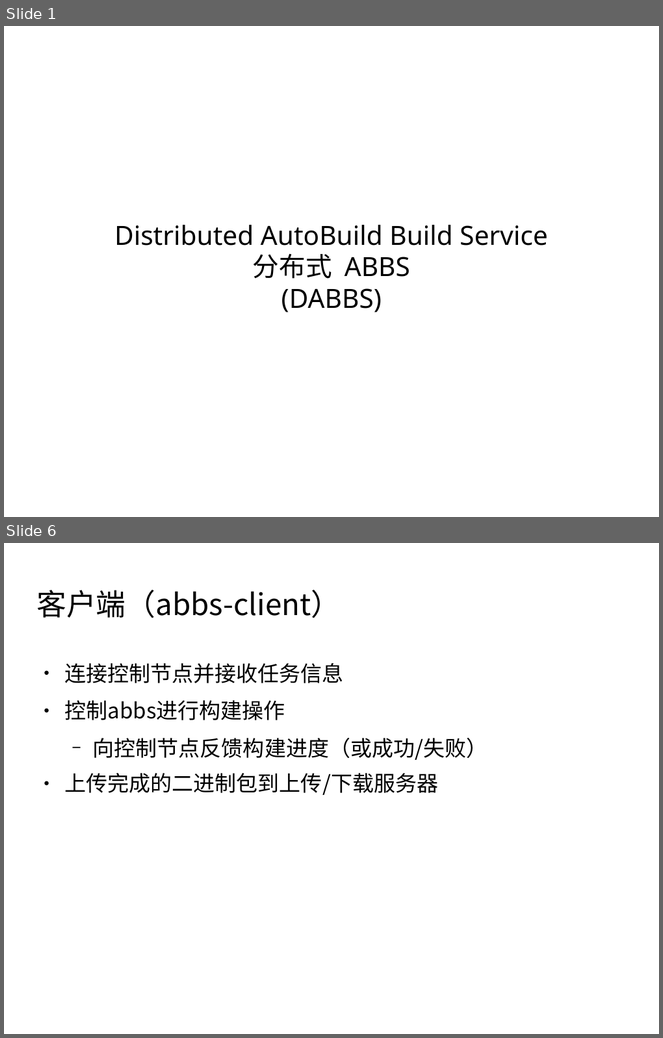
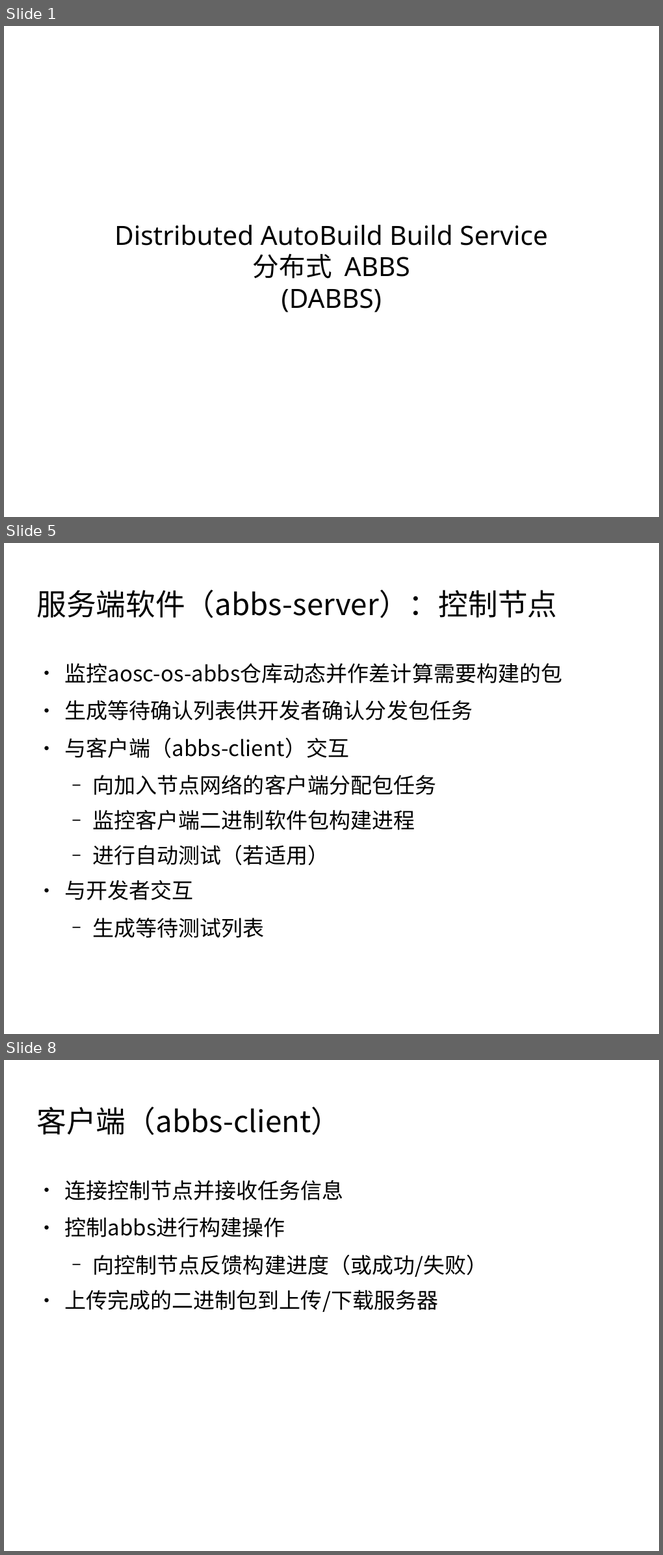
Before and after one commit to jyhi/draft-dabbs, a slide deck: distributed-abbs.odp. Shown one above the other, each under a label of ours: slides 1 and 6 before the commit, slides 1, 5 and 8 after it; the slides between them are not shown. The pictures are 663x1038 and 663x1555 pixels, drawn with LibreOffice and Linux fonts; fonts in the diff are those of the drawing; background and template pictures are left out. Boxes give left, top, right and bottom in pixels: in the first picture for what was removed or moved away, otherwise in the second. Text is boxed around its words. In the diff, an @@ line names an element or a change of style, - is before the commit and + after.

```diff
--- a/distributed-abbs.odp
+++ b/distributed-abbs.odp
@@ slide 5 added at (x1=4, y1=543, x2=659, y2=1034), background picture (left out) @@
@@ title added at (x1=36, y1=590, x2=557, y2=618), 36 pt, text #000000 @@
+服务端软件（abbs-server）：控制节点
@@ text added at (x1=65, y1=663, x2=563, y2=938), 26 pt, text #000000 @@
+● 监控aosc-os-abbs仓库动态并作差计算需要构建的包
+● 生成等待确认列表供开发者确认分发包任务
+● 与客户端（abbs-client）交互
+  − 向加入节点网络的客户端分配包任务
+  − 监控客户端二进制软件包构建进程
+  − 进行自动测试（若适用）
+● 与开发者交互
+  − 生成等待测试列表
@@ what was slide 6 is now slide 8 @@
```
Also in this commit, not shown: 2 slides changed, 3 other slides added, 2 slides removed, 5 other files.
